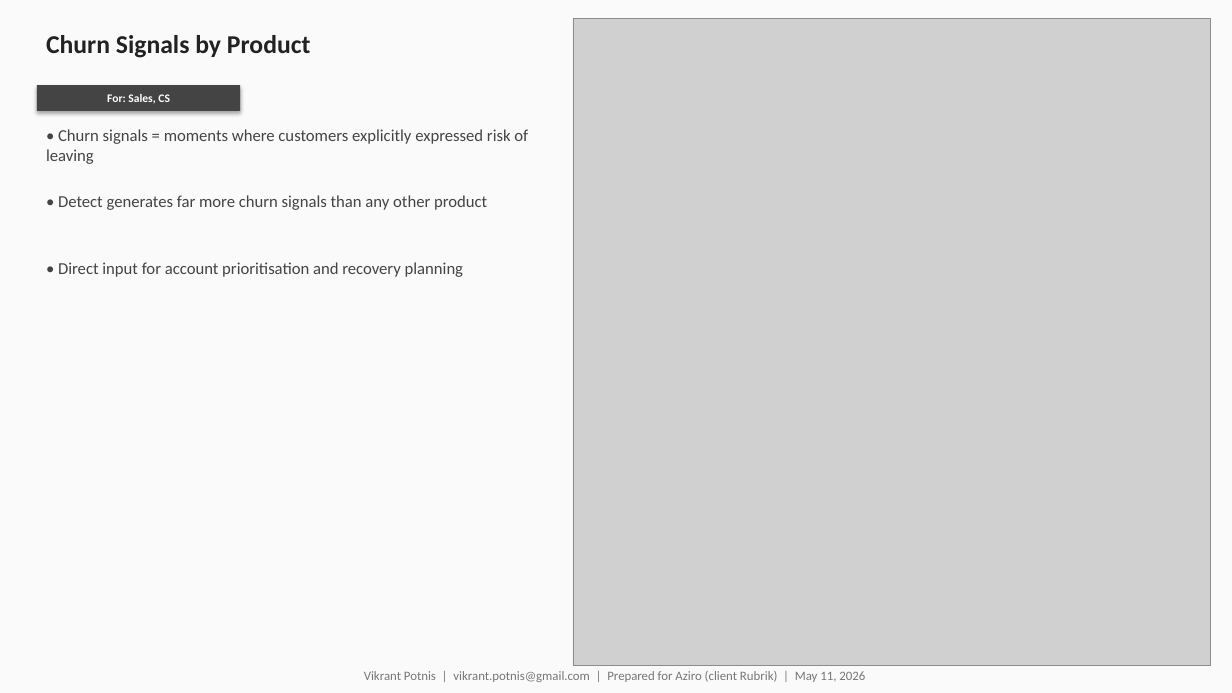
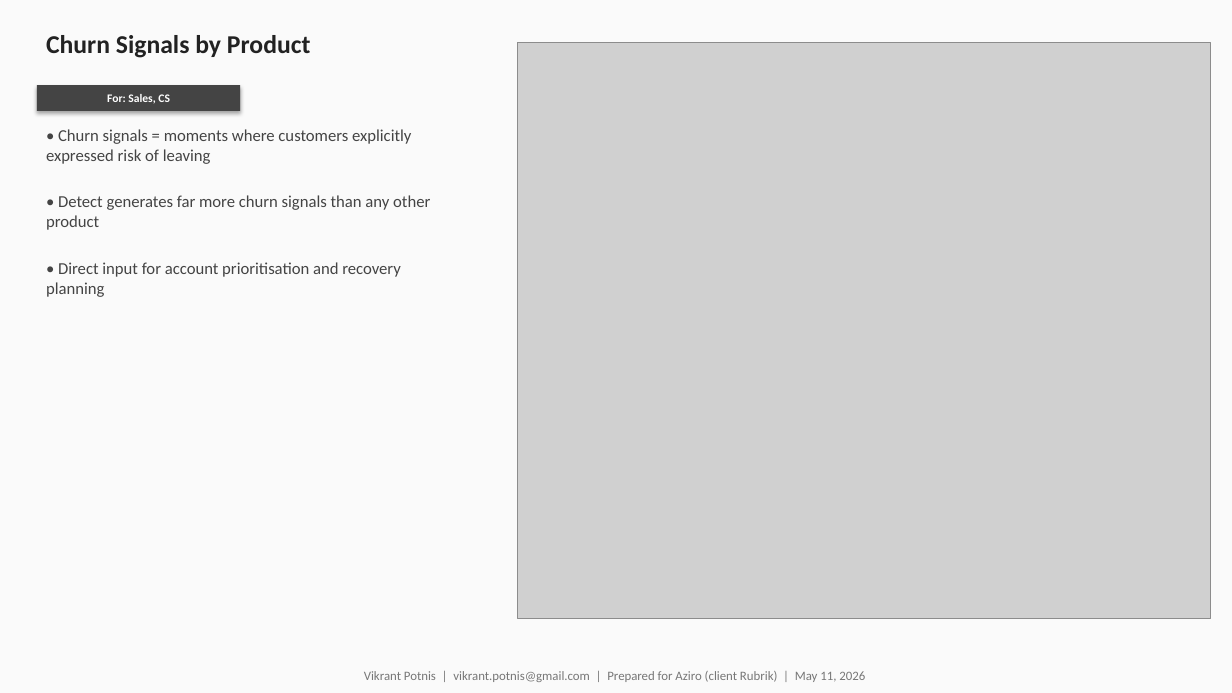
Before and after one commit to rohanvazir123/pydantic-ai-experiments, a slide deck: slide 9 of basics/iprep/meeting-analytics/final_version/meeting_analytics.pptx. Drawn at 1232x693 pixels with LibreOffice and Linux fonts; fonts in the diff are those of the drawing; grey boxes stand for pictures. Boxes give left, top, right and bottom in pixels: in the first picture for what was removed or moved away, otherwise in the second. Text is boxed around its words. In the diff, an @@ line names an element or a change of style, - is before the commit and + after.

```diff
--- a/basics/iprep/meeting-analytics/final_version/meeting_analytics.pptx
+++ b/basics/iprep/meeting-analytics/final_version/meeting_analytics.pptx
@@ picture: place and size @@
-picture at <box>573,18,1211,665</box>
+picture at <box>518,43,1211,619</box>
@@ text "• Churn signals = moments ..." rewrapped from <box>46,129,528,164</box> to <box>46,129,411,164</box> @@
@@ text "• Detect generates far more ..." rewrapped from <box>58,195,487,210</box> to <box>46,195,430,230</box> @@
@@ text "• Direct input for account ..." rewrapped from <box>58,262,463,277</box> to <box>46,262,401,297</box> @@
```
Also in this commit, not shown: 8 other slides changed, 4 other files.
